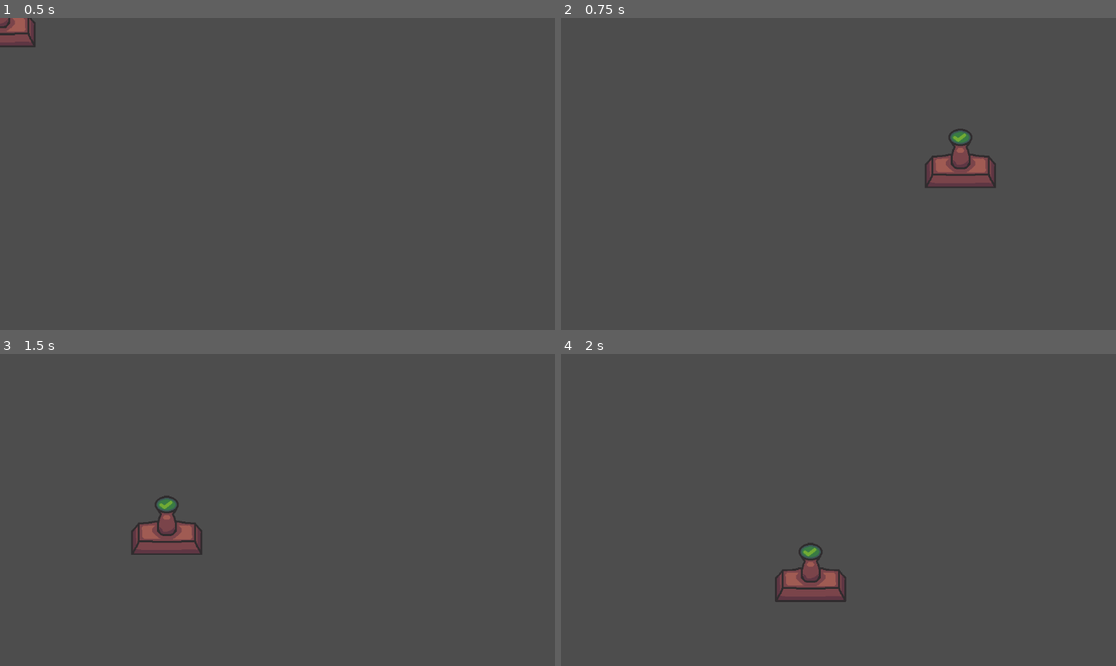
Above: before the commit, frames 1-4 (two rows, left to right).
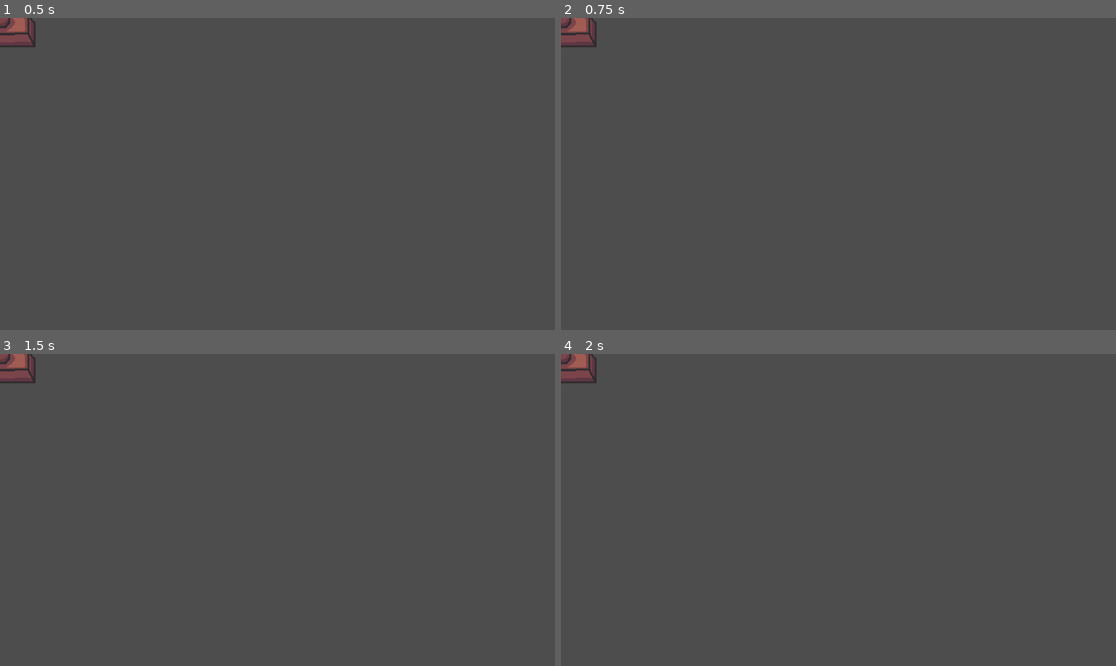
Above: after the commit, the same moments.

Repository: joviprata/infosoc
Game: Godot game, scene res://Scenes/DraggableObject.tscn
Same seed, same stepped clock (60 frames per second), same inputs: the game is played once before the commit and once after it. Before the commit the project has no main scene; this scene is started directly in both runs.
Inputs (mouse positions are in pixels of both pictures, inside the frame that each line leads up to):
- Up to frame 1 (0.5 s): no input
- Up to frame 2 (0.75 s): tap Enter at 0.5 s; move the mouse to (960, 158) at 0.52 s; click (960, 158) at 0.67 s
- Up to frame 3 (1.5 s): tap Space at 1.25 s; drag from (166, 525) to (249, 572) at 1.27 s
- Up to frame 4 (2 s): no input

Frame 1 is identical in both runs. In frame 2, 1.8% of the frame differs, in the area x 0-79%, y 0-55%; in frame 3, 1.8%; in frame 4, 1.8%, in the area x 0-52%, y 0-80%.

Commit message:
Ajustando o drag.

Diff:
--- a/Scripts/draggable_object.gd
+++ b/Scripts/draggable_object.gd
@@ -1,12 +1,30 @@
-class_name DraggableObject extends RigidBody2D
+class_name DraggableObject
+extends RigidBody2D
 
 @onready var sprite_2d: Sprite2D = $Sprite2D
 @onready var collision_shape_2d: CollisionShape2D = $CollisionShape2D
 
+var dragging := false
+
+func _ready() -> void:
+	# Deixa o corpo inicialmente parado
+	freeze = true
+	gravity_scale = 0
 
 func _input(event: InputEvent) -> void:
 	if event is InputEventMouseButton:
-		position = event.position
+		if event.pressed and event.button_index == MOUSE_BUTTON_LEFT:
+			# Verifica se clicou sobre este objeto
+			if collision_shape_2d.shape and collision_shape_2d.shape.get_rect().has_point(to_local(event.position)):
+				dragging = true
+				freeze = true  # Pausa a física
+		elif not event.pressed and event.button_index == MOUSE_BUTTON_LEFT:
+			# Solta o objeto
+			dragging = false
+			freeze = false
 
-func _process(delta: float) -> void:
-	print(get_viewport().get_mouse_position())
+func _physics_process(delta: float) -> void:
+	if dragging:
+		# Segue o mouse enquanto arrastando
+		var mouse_pos = get_global_mouse_position()
+		global_position = mouse_pos
--- a/project.godot
+++ b/project.godot
@@ -11,6 +11,7 @@
 [application]
 
 config/name="SBC_PapersPlease"
+run/main_scene="uid://cj6yhive8adt7"
 config/features=PackedStringArray("4.4", "Mobile")
 config/icon="res://icon.svg"
 
